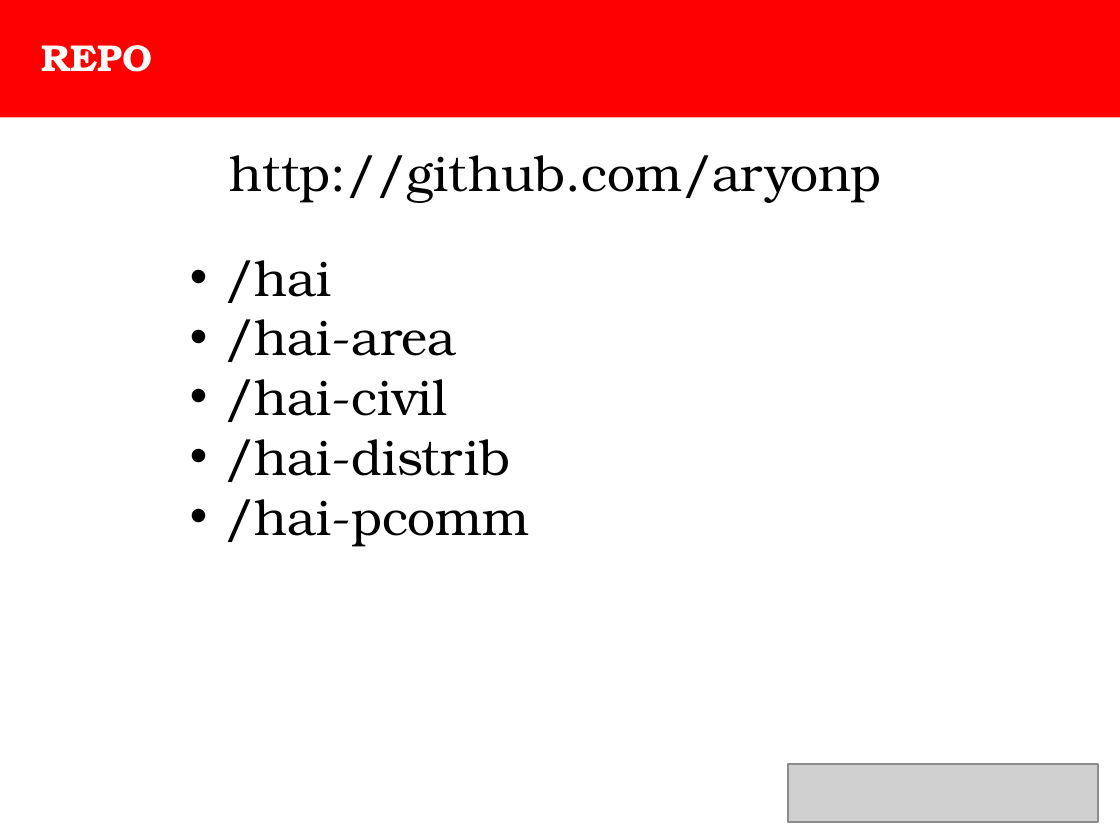
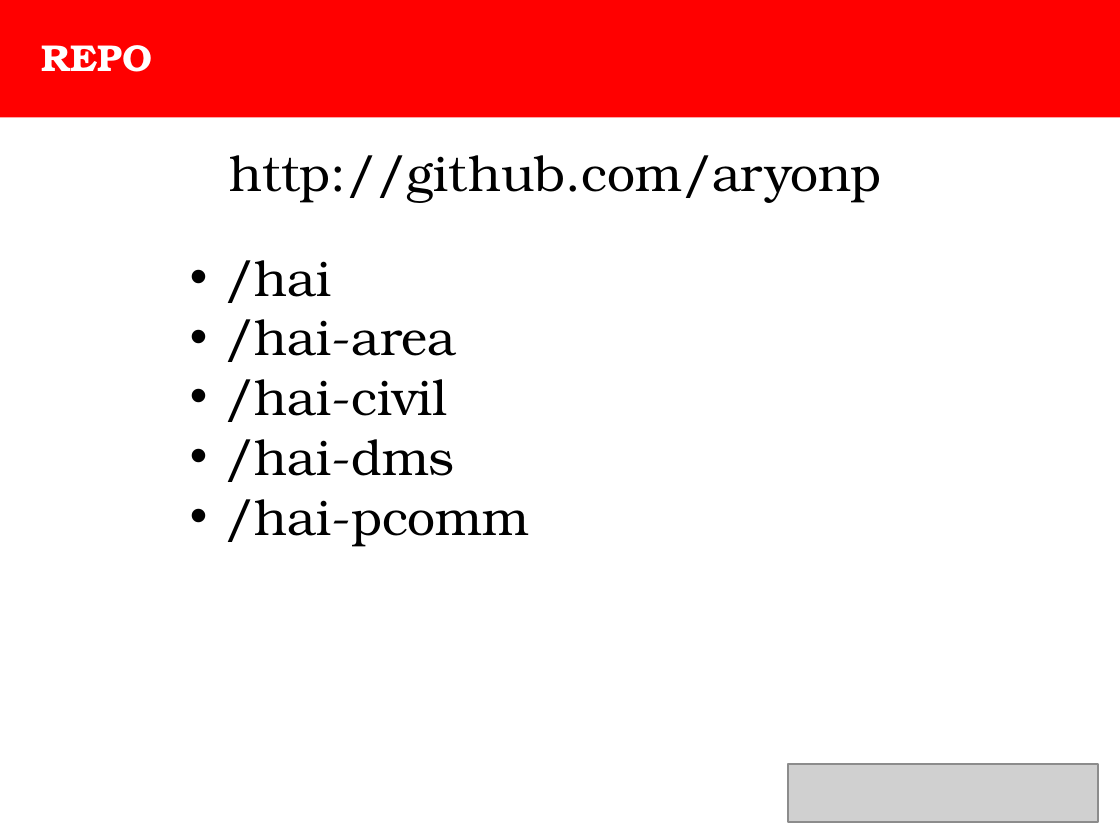
Before and after one commit to aryonp/hai, a slide deck: slide 9 of PRESENTASI.pptx. Drawn at 1120x840 pixels with LibreOffice and Linux fonts; fonts in the diff are those of the drawing; grey boxes stand for pictures. Boxes give left, top, right and bottom in pixels: in the first picture for what was removed or moved away, otherwise in the second. Text is boxed around its words. In the diff, an @@ line names an element or a change of style, - is before the commit and + after.

```diff
--- a/PRESENTASI.pptx
+++ b/PRESENTASI.pptx
@@ text at [225,439,455,482]: text changed @@
-• /hai-distrib
+• /hai-dms
```
Also in this commit, not shown: 1 other file.
